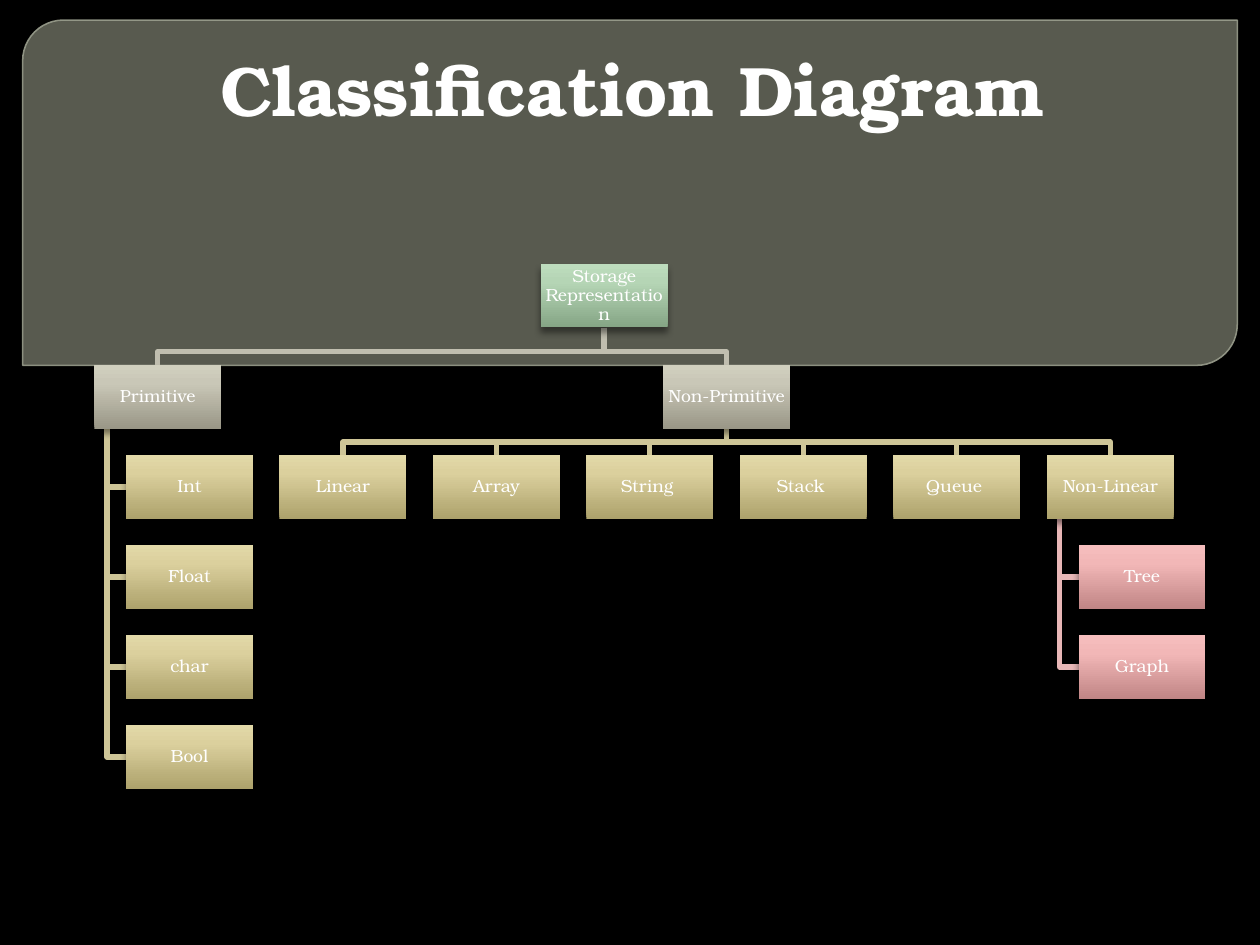
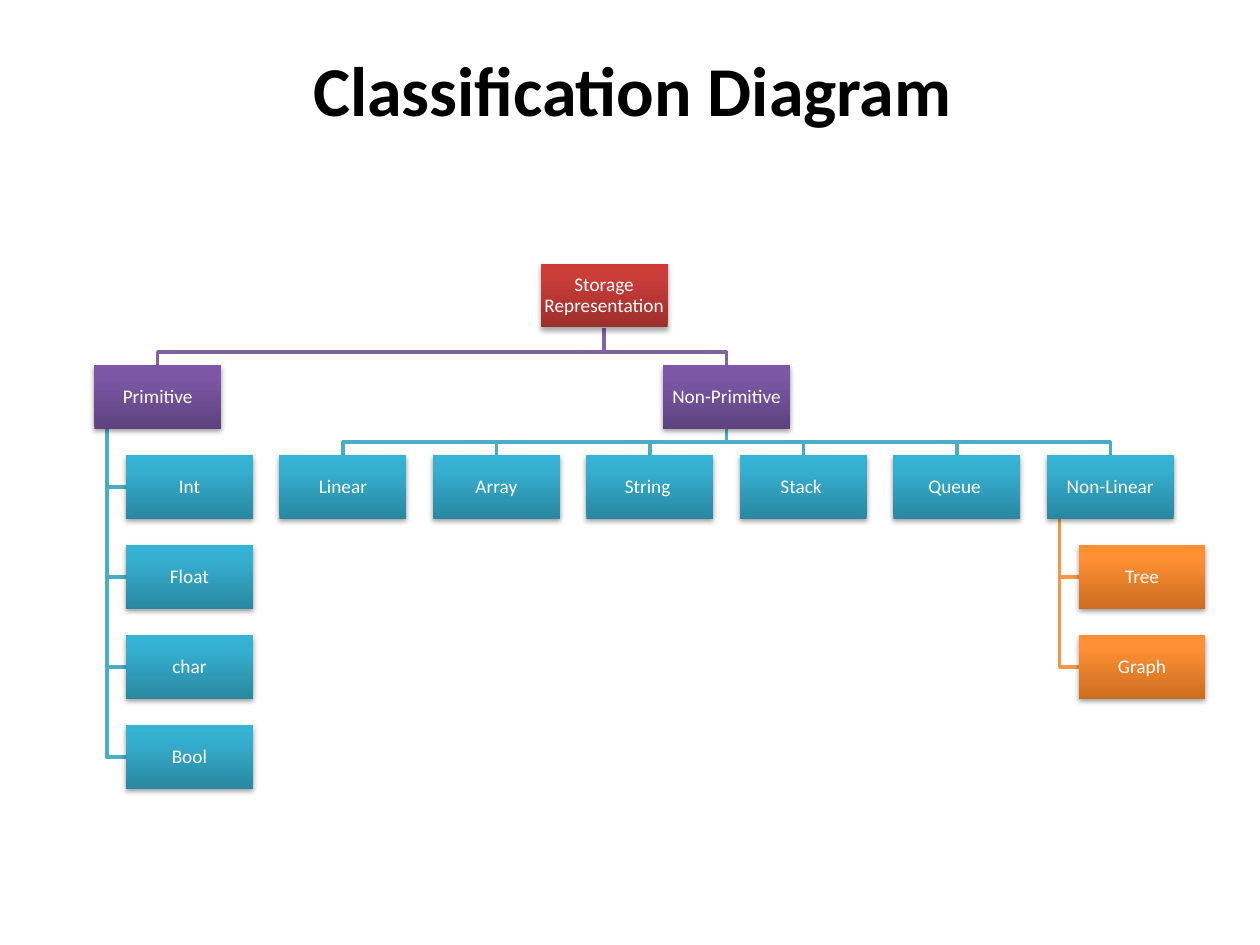
Before and after one commit to bhavyp2311/DBMS, a slide deck: slide 4 of DS/DS_PPT.pptx. Drawn at 1260x945 pixels with LibreOffice and Linux fonts; fonts in the diff are those of the drawing; background and template pictures are left out. Boxes give left, top, right and bottom in pixels: in the first picture for what was removed or moved away, otherwise in the second. Text is boxed around its words. In the diff, an @@ line names an element or a change of style, - is before the commit and + after.

Commit message:
ADD PPT

```diff
--- a/DS/DS_PPT.pptx
+++ b/DS/DS_PPT.pptx
@@ background picture (left out) to #FFFFFF @@
@@ round diag rect removed at box(23, 20, 1237, 365) @@
@@ text "Classification Diagram" at box(313, 66, 952, 128): font TeX Gyre Bonum to Calibri, text colour #FFFFFF to #000000 @@
@@ rectangle at box(541, 265, 668, 328): fill gradient #85A785 to #B6D6B6 to #BEDDBE to gradient #9C2F2D to #CB3E3A to #CE3B37; shadow changed @@
@@ freeform shape at box(158, 328, 604, 365): outline #C0BEAF 3 pt to #8064A2 2 pt @@
@@ freeform shape at box(604, 328, 726, 365): outline #C0BEAF 3 pt to #8064A2 2 pt @@
@@ rectangle at box(94, 365, 222, 428): fill gradient #9B9887 to #CAC8B7 to #D2D0BF to gradient #5F4480 to #7B58A6 to #7C57A8; shadow changed @@
@@ rectangle at box(663, 365, 790, 428): fill gradient #9B9887 to #CAC8B7 to #D2D0BF to gradient #5F4480 to #7B58A6 to #7C57A8; shadow changed @@
@@ outline #CEC597 3 pt to #4BACC6 2 pt in 10 elements at box(727, 428, 1111, 455), box(727, 428, 958, 455), box(727, 428, 804, 455), box(650, 428, 727, 455), box(496, 428, 727, 455), box(343, 428, 727, 455), box(107, 428, 126, 757), box(107, 428, 126, 667), box(107, 428, 126, 577), box(107, 428, 126, 486) @@
@@ fill gradient #ADA36C to #DCD19D to #E4D9A8 to gradient #2A88A2 to #37B1D2 to #34B4D6; shadow changed in 10 elements at box(126, 455, 253, 518), box(126, 546, 253, 609), box(126, 635, 253, 698), box(126, 726, 253, 789), box(280, 455, 407, 518), box(433, 455, 561, 518), box(586, 455, 713, 518), box(740, 455, 867, 518), box(893, 455, 1021, 518), box(1047, 455, 1174, 518) @@
@@ freeform shape at box(1060, 519, 1079, 668): outline #E8B7B7 3 pt to #F79646 2 pt @@
@@ freeform shape at box(1060, 519, 1079, 577): outline #E8B7B7 3 pt to #F79646 2 pt @@
@@ rectangle at box(1079, 546, 1206, 609): fill gradient #C18787 to #F2B8B8 to #F7BEBE to gradient #CC6E20 to #FF9034 to #FF9136; shadow changed @@
@@ size 10 to 11 pt, font TeX Gyre Bonum to Calibri in 15 elements at box(544, 278, 663, 315), box(123, 390, 193, 403), box(179, 480, 200, 493), box(170, 569, 209, 583), box(172, 659, 206, 673), box(172, 749, 207, 763), box(672, 389, 780, 403), box(319, 480, 367, 493), box(475, 480, 517, 496), box(625, 480, 671, 497), box(780, 479, 821, 493), box(928, 480, 980, 496), box(1067, 480, 1154, 493), box(1125, 570, 1159, 583), box(1118, 659, 1166, 676) @@
@@ rectangle at box(1079, 635, 1206, 698): fill gradient #C18787 to #F2B8B8 to #F7BEBE to gradient #CC6E20 to #FF9034 to #FF9136; shadow changed @@
```
Also in this commit, not shown: 4 other slides changed, 2 slides added, 1 slide removed, 17 other files.
